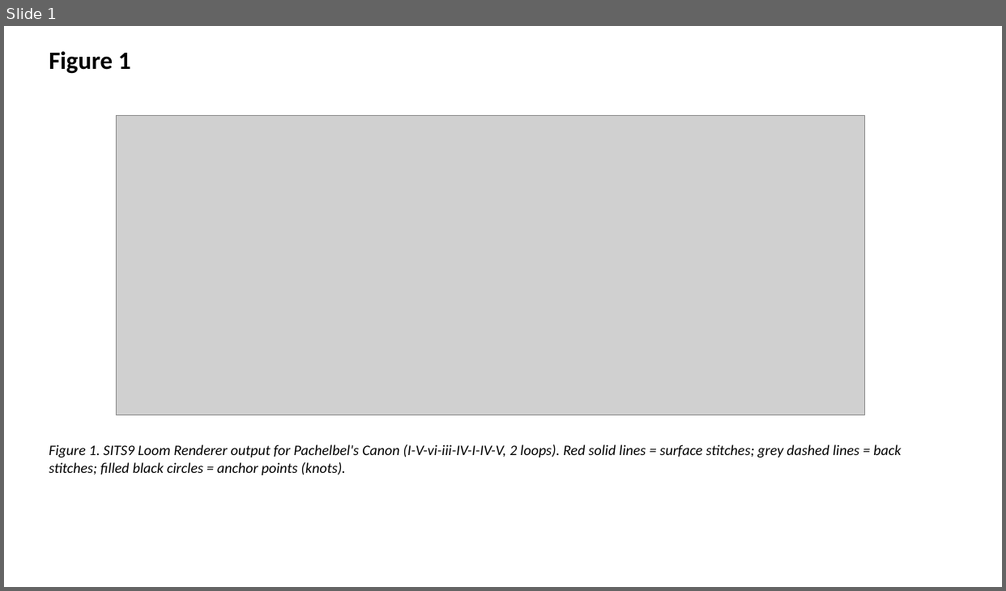
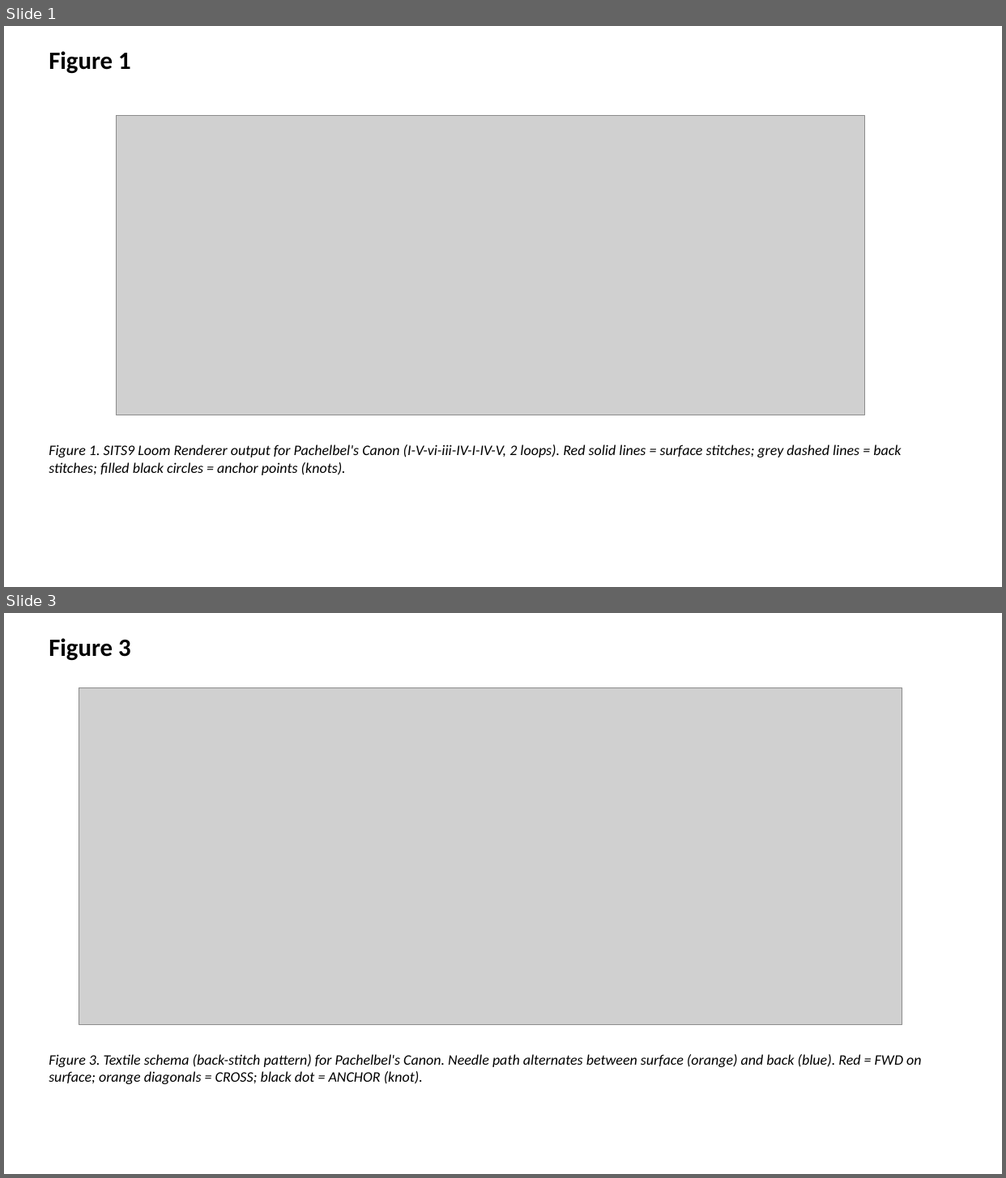
Before and after one commit to bougtoir/medical-accident-its-analysis, a slide deck: sits9/output/sits9_figures.pptx. Shown one above the other, each under a label of ours: slide 1 before the commit, slides 1 and 3 after it; the slides between them are not shown. The pictures are 1006x591 and 1006x1178 pixels, drawn with LibreOffice and Linux fonts; fonts in the diff are those of the drawing; grey boxes stand for pictures. Boxes give left, top, right and bottom in pixels: in the first picture for what was removed or moved away, otherwise in the second. Text is boxed around its words. In the diff, an @@ line names an element or a change of style, - is before the commit and + after.

```diff
--- a/sits9/output/sits9_figures.pptx
+++ b/sits9/output/sits9_figures.pptx
@@ slide 3 added at <box>4,613,1002,1174</box>, background #FFFFFF @@
@@ text added at <box>49,638,131,661</box>, 24 pt, text #000000, bold @@
+Figure 3
@@ picture added at <box>79,688,902,1024</box> @@
@@ text added at <box>49,1054,921,1084</box>, 14 pt, text #000000, italic @@
+Figure 3. Textile schema (back-stitch pattern) for Pachelbel's Canon. Needle path alternates between surface (orange) and back (blue). Red = FWD on surface; orange diagonals = CROSS; black dot = ANCHOR (knot).
```
Also in this commit, not shown: 2 other slides added, 11 other files.
